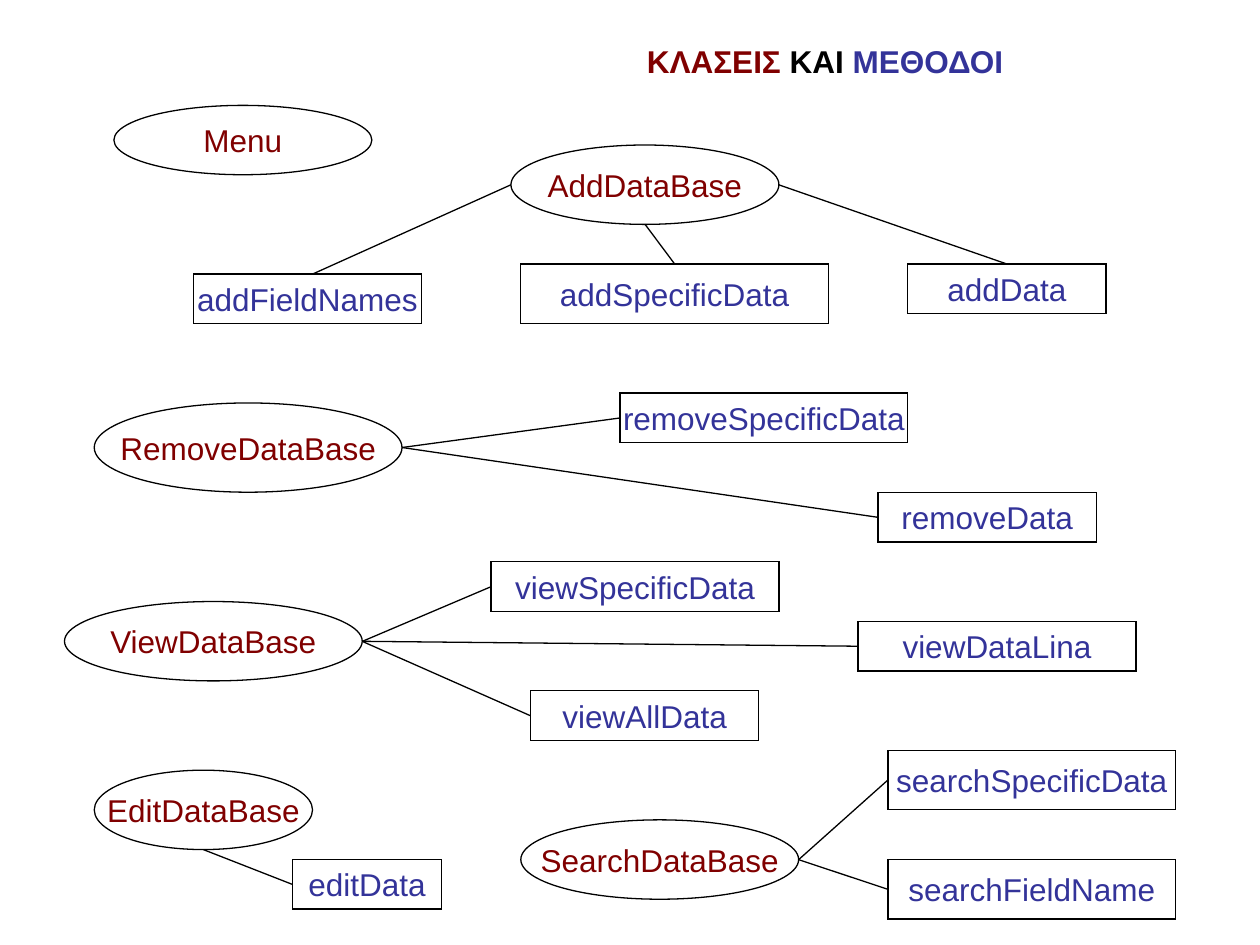
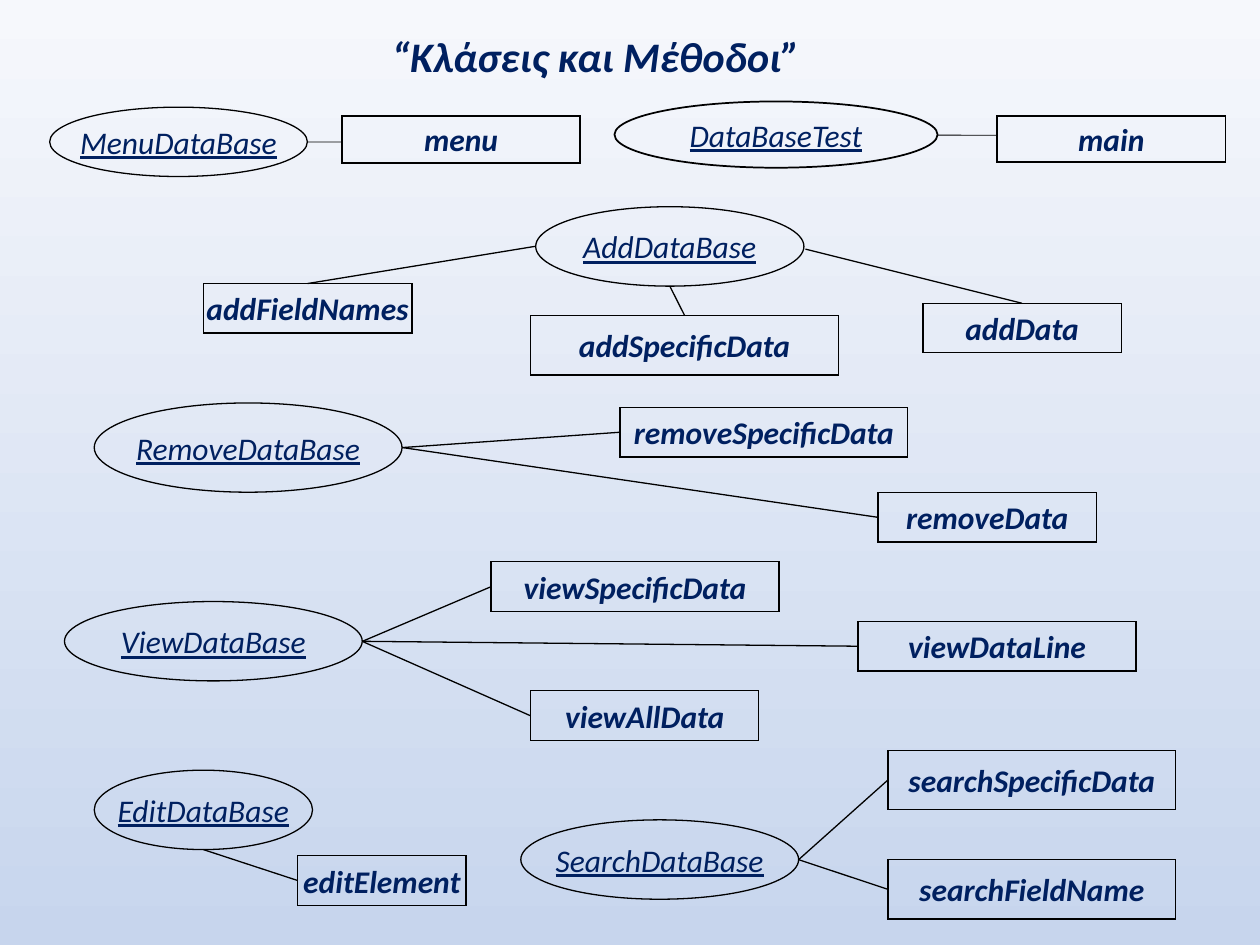
Before and after one commit to pigirou/Java-II-Project, a slide deck: slide 2 of ΚλασειςΜεθοδοι.ppt (slide 1 before the commit). Drawn at 1260x945 pixels with LibreOffice and Linux fonts; fonts in the diff are those of the drawing. Boxes give left, top, right and bottom in pixels: in the first picture for what was removed or moved away, otherwise in the second. Text is boxed around its words. In the diff, an @@ line names an element or a change of style, - is before the commit and + after.

```diff
--- a/ΚλασειςΜεθοδοι.ppt
+++ b/ΚλασειςΜεθοδοι.ppt
@@ background #FFFFFF to gradient #F6F8FC to #C7D5ED @@
@@ text at (x1=392, y1=41, x2=800, y2=79): text changed; size 18 to 24 pt; font Arial to Calibri; text colour #800000 to #002060; italic on @@
-ΚΛΑΣΕΙΣ ΚΑΙ ΜΕΘΟΔΟΙ
+“Κλάσεις και Μέθοδοι”
@@ ellipse added at (x1=49, y1=107, x2=307, y2=176), outline #000000 0.74 pt, 18 pt, text #002060, italic, underline @@
+MenuDataBase
@@ rectangle "menu" resized from (x1=113, y1=106, x2=372, y2=175) to (x1=343, y1=116, x2=580, y2=163) @@
@@ rectangle "menu" at (x1=343, y1=116, x2=580, y2=163): ellipse to rectangle; fill #FFFFFF to none; outline #000000 0.74 pt to #000000 0.99 pt @@
@@ ellipse added at (x1=615, y1=102, x2=937, y2=169), outline #000000 0.99 pt, 18 pt, text #002060, italic, underline @@
+DataBaseTest
@@ rectangle added at (x1=997, y1=116, x2=1225, y2=163), outline #000000 0.99 pt, 18 pt, text #002060, bold, italic @@
+main
@@ line added from (307, 142) to (343, 142), #000000 0.51 pt @@
@@ text in rectangle at (x1=424, y1=135, x2=498, y2=152): text changed; font Arial to Calibri; text colour #800000 to #002060; bold on; italic on @@
-Menu
+menu
@@ line added from (937, 135) to (997, 135), #000000 0.51 pt @@
@@ font Arial to Calibri, text colour #800000 to #002060, italic on, underline on; fill #FFFFFF to none in 5 elements at (x1=94, y1=403, x2=402, y2=493), (x1=64, y1=601, x2=362, y2=680), (x1=94, y1=770, x2=312, y2=849), (x1=520, y1=820, x2=798, y2=900), (x1=536, y1=207, x2=804, y2=286) @@
@@ ellipse "AddDataBase" moved from (x1=512, y1=145, x2=780, y2=224) to (x1=536, y1=207, x2=804, y2=286) @@
@@ line moved from (312, 275) - (512, 185) to (307, 284) - (536, 246) @@
@@ line moved from (779, 185) - (1007, 265) to (805, 249) - (1022, 304) @@
@@ rectangle "addFieldNames" resized from (x1=193, y1=275, x2=421, y2=324) to (x1=203, y1=284, x2=411, y2=333) @@
@@ line moved from (645, 224) - (675, 265) to (670, 286) - (684, 316) @@
@@ font Arial to Calibri, text colour #333399 to #002060, bold on, italic on; fill #FFFFFF to none in 9 elements at (x1=878, y1=493, x2=1096, y2=542), (x1=530, y1=690, x2=759, y2=740), (x1=491, y1=562, x2=779, y2=611), (x1=888, y1=750, x2=1176, y2=809), (x1=888, y1=859, x2=1176, y2=919), (x1=620, y1=407, x2=907, y2=456), (x1=203, y1=284, x2=411, y2=333), (x1=922, y1=304, x2=1120, y2=353), (x1=530, y1=316, x2=838, y2=375) @@
@@ rectangle "addSpecificData" moved from (x1=520, y1=265, x2=828, y2=324) to (x1=530, y1=316, x2=838, y2=375) @@
@@ rectangle "addData" moved from (x1=907, y1=265, x2=1105, y2=314) to (x1=922, y1=304, x2=1120, y2=353) @@
@@ rectangle "removeSpecificData" moved from (x1=620, y1=393, x2=907, y2=442) to (x1=620, y1=407, x2=907, y2=456) @@
@@ line moved from (402, 447) - (620, 418) to (402, 447) - (620, 432) @@
@@ rectangle "viewDataLine" at (x1=858, y1=621, x2=1137, y2=670): fill #FFFFFF to none @@
@@ text in rectangle at (x1=908, y1=636, x2=1086, y2=659): text changed; font Arial to Calibri; text colour #333399 to #002060; bold on; italic on @@
-viewDataLina
+viewDataLine
@@ line moved from (203, 849) - (292, 885) to (203, 849) - (297, 881) @@
@@ rectangle "editElement" at (x1=297, y1=856, x2=466, y2=905): fill #FFFFFF to none @@
@@ rectangle "editElement" resized from (x1=292, y1=859, x2=441, y2=908) to (x1=297, y1=856, x2=466, y2=905) @@
@@ text in rectangle at (x1=303, y1=871, x2=460, y2=894): text changed; font Arial to Calibri; text colour #333399 to #002060; bold on; italic on @@
-editData
+editElement
```
Also in this commit, not shown: 15 slides added, 2 other files.
